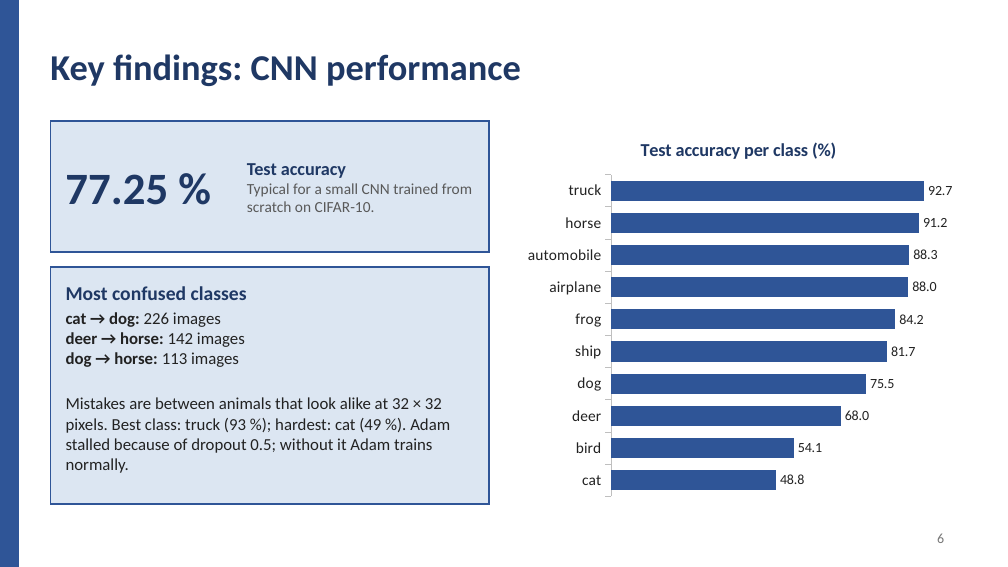
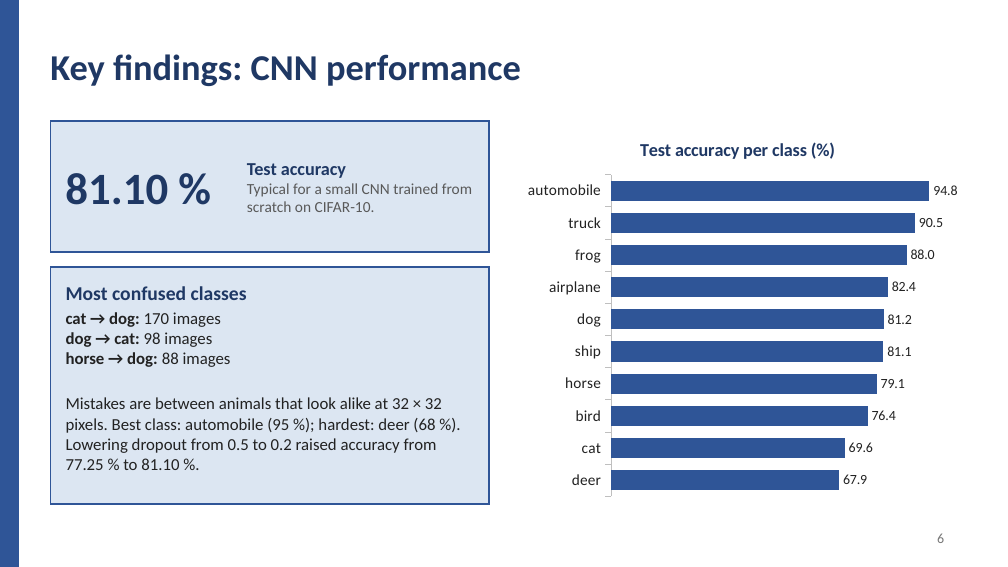
Before and after one commit to sinegan-ux/epuck-cnn-part2, a slide deck: slide 6 of presentation/Project_Part2_Presentation.pptx. Drawn at 1008x567 pixels with LibreOffice and Linux fonts; fonts in the diff are those of the drawing. Boxes give left, top, right and bottom in pixels: in the first picture for what was removed or moved away, otherwise in the second. Text is boxed around its words. In the diff, an @@ line names an element or a change of style, - is before the commit and + after.

```diff
--- a/presentation/Project_Part2_Presentation.pptx
+++ b/presentation/Project_Part2_Presentation.pptx
@@ bar chart at bbox=[519, 121, 958, 504] @@
-categories: cat, bird, deer, dog, ship, frog, airplane, automobile, horse, truck
+categories: deer, cat, bird, horse, ship, dog, airplane, frog, truck, automobile
-Series 1: 48.8, 54.1, 68, 75.5, 81.7, 84.2, 88, 88.3, 91.2, 92.7
+Series 1: 67.9, 69.6, 76.4, 79.1, 81.1, 81.2, 82.4, 88, 90.5, 94.8
@@ text at bbox=[65, 173, 168, 205]: text changed @@
-77.25 %
+81.10 %
@@ text at bbox=[66, 312, 231, 367]: text changed @@
-cat → dog: 226 images
-deer → horse: 142 images
-dog → horse: 113 images
+cat → dog: 170 images
+dog → cat: 98 images
+horse → dog: 88 images
@@ text at bbox=[66, 397, 442, 470]: text changed @@
-Mistakes are between animals that look alike at 32 × 32 pixels. Best class: truck (93 %); hardest: cat (49 %). Adam stalled because of dropout 0.5; without it Adam trains normally.
+Mistakes are between animals that look alike at 32 × 32 pixels. Best class: automobile (95 %); hardest: deer (68 %). Lowering dropout from 0.5 to 0.2 raised accuracy from 77.25 % to 81.10 %.
```
Also in this commit, not shown: 6 other slides changed, 4 other files.
